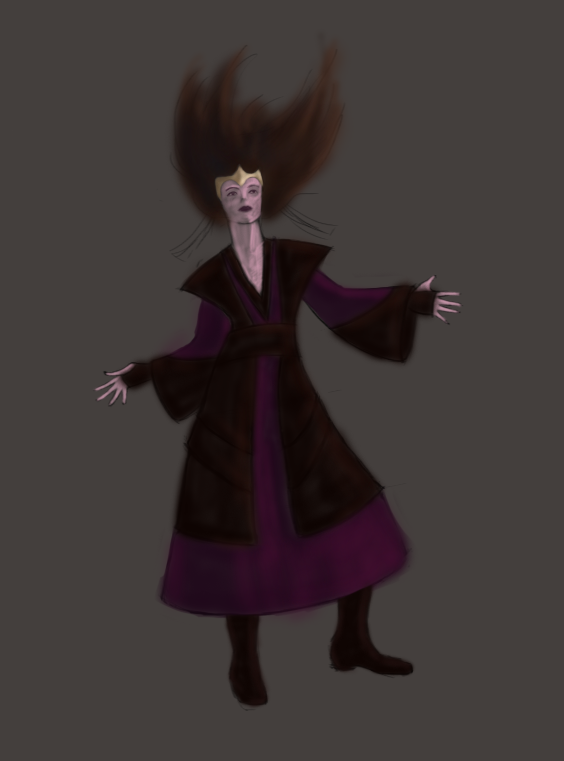
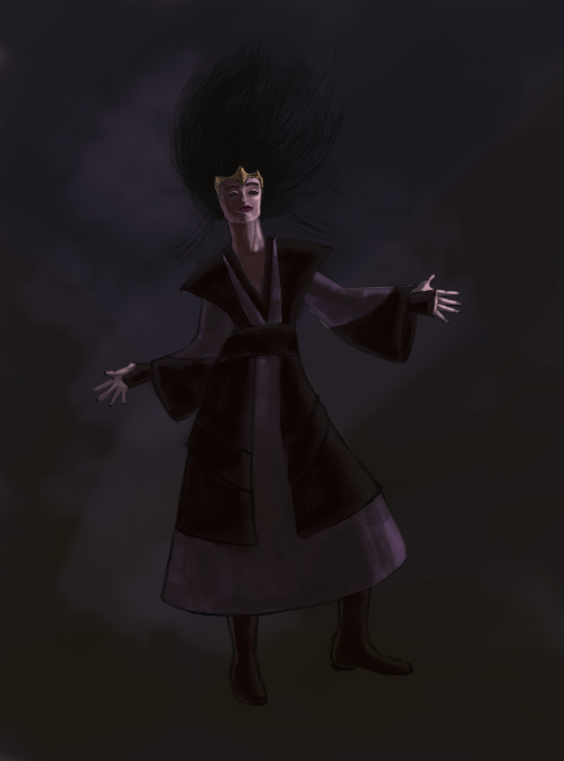
Comparing the layer stacks of the two 564×761 images. Changes:
added group "цвет2" with 7 layers above "цвет1" over [92, 28, 462, 707]
added layer "верхнее платье" (1st of 2, in "цвет2") in group "цвет2" over [123, 235, 438, 477]
added layer "нижнее платье" (1st of 2, in "цвет2") in group "цвет2" over [162, 239, 408, 616]
added layer "лицо" in group "цвет2" over [217, 177, 267, 294]
added layer "волосы" (1st of 3, in "цвет2") in group "цвет2" over [92, 28, 462, 406]
added layer "сапоги" in group "цвет2" over [226, 588, 414, 707]
added layer "верх платье" in group "цвет2" over [119, 214, 444, 570]
moved "волосы" (2nd of 3, in "цвет1") into group "цвет1" over [161, 26, 362, 248]
moved "венец" into group "цвет1" over [212, 162, 272, 212]
moved "цвет черный" into group "цвет1" over [108, 226, 449, 712]
moved "цвет фиолет" into group "цвет1" over [12, 125, 464, 637]
added group "тон" (24%) with 7 layers above "контур" over [94, 160, 462, 705]
added layer "корона" (61%) in group "тон" over [215, 166, 263, 201]
added layer "сапожки" (67%) in group "тон" over [227, 587, 413, 705]
added layer "верхнее платье" (2nd of 2, in "тон") (96%) in group "тон" over [123, 239, 436, 547]
added layer "нижнее платье" (2nd of 2, in "тон") (84%) in group "тон" over [162, 240, 407, 615]
added layer "кожа" (95%) in group "тон" over [94, 177, 462, 405]
added layer "общий тон" in group "тон" over [95, 160, 462, 704]
added group "цвет фона" with 1 layers above "эскизы" over [0, 0, 564, 761]
added layer "фон" (1st of 2, in "цвет фона") in group "цвет фона" over [0, 0, 564, 761]
